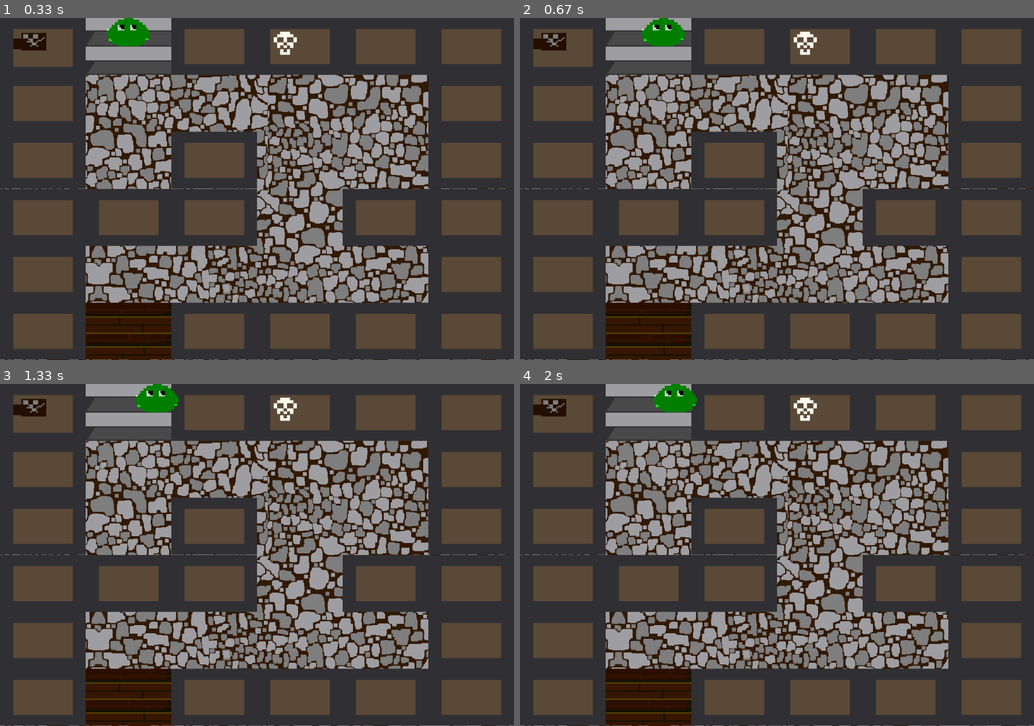
Above: before the commit, frames 1-4 (two rows, left to right).
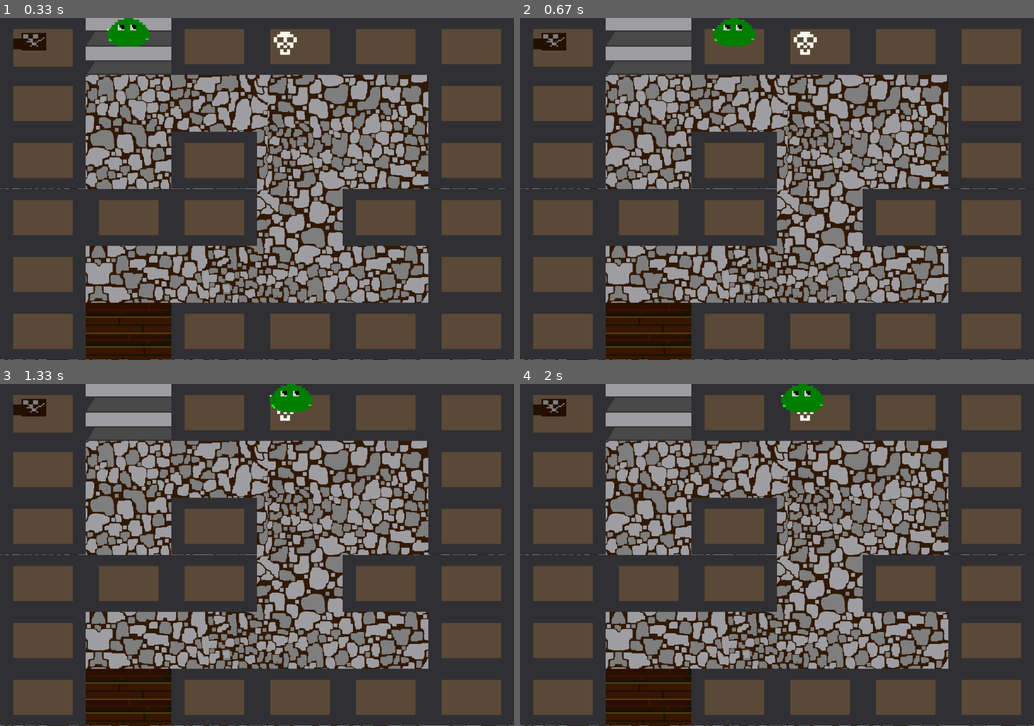
Above: after the commit, the same moments.

Repository: chris8855/Pygame_Project_Examples
Game: pygame game, started from Pygame_Project_Examples/Meandering-Muck-master/main.py
Two runs of this game, one before a commit and one after it. Both use one fixed random seed, a clock stepped at 60 frames per second and the inputs below.
Inputs:
- Up to frame 1 (0.33 s): no input
- Up to frame 2 (0.67 s): hold Right from 0.33 s (still down)
- Up to frame 3 (1.33 s): release Right at 0.8 s; hold Right from 1.17 s (still down)
- Up to frame 4 (2 s): release Right at 1.63 s; hold Left from 1.67 s (still down)

Frame 1 is identical in both runs. In frame 2, 1.1% of the frame differs, in the area x 23-46%, y 0-9%; in frame 3, 1.1%, in the area x 26-61%, y 0-9%; in frame 4, 1.1%.

Commit message:
Update settings.py

Diff:
--- a/Pygame_Project_Examples/Meandering-Muck-master/settings.py
+++ b/Pygame_Project_Examples/Meandering-Muck-master/settings.py
@@ -14,7 +14,7 @@
         self.screen_height = 800
         self.bg_color = (54, 38, 32)
         # Slime Settings.
-        self.slime_speed_factor = 3.5
+        self.slime_speed_factor = 20
         # Maze Settings
         self.maze_width = 4
         self.maze_height = 4
